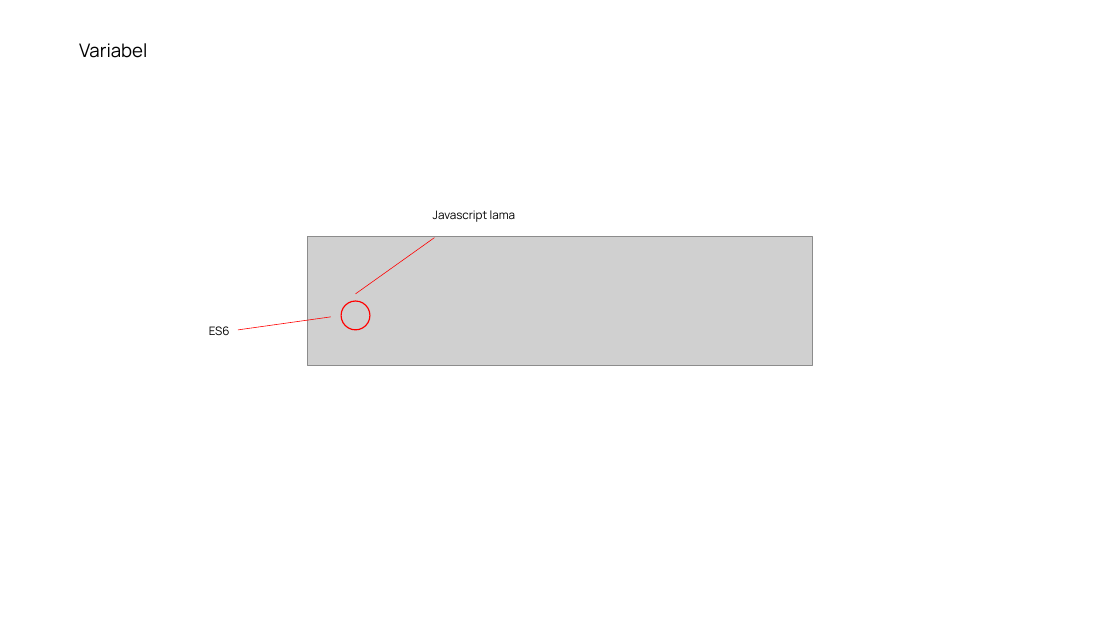
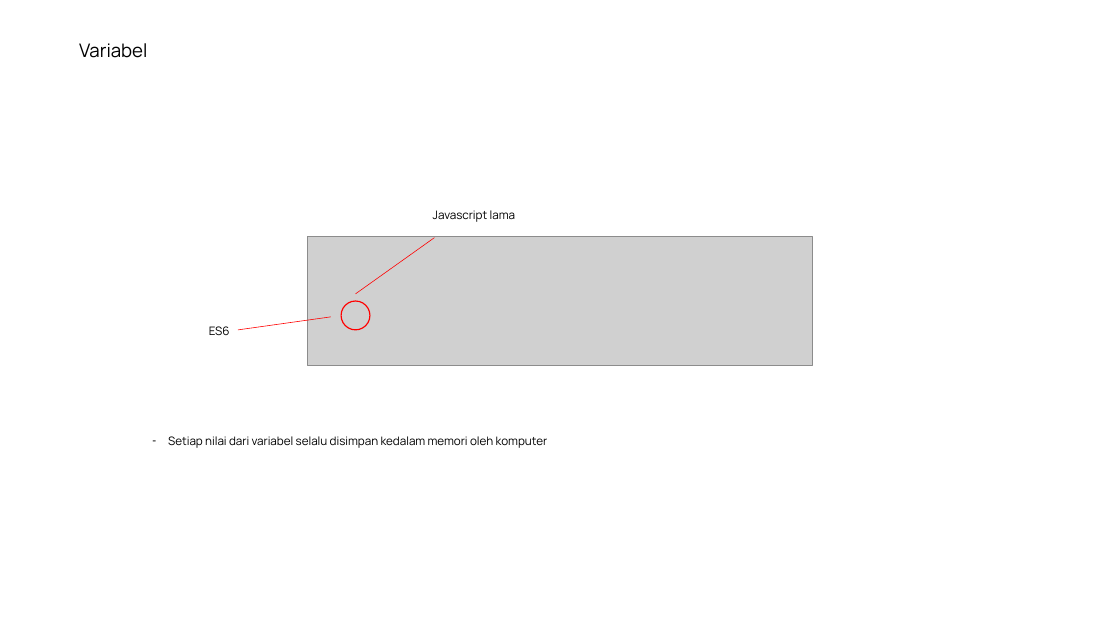
Before and after one commit to saddam-satria/learning-material, a slide deck: slide 7 of march/week-1/meeting-1/PPT.pptx. Drawn at 1120x630 pixels with LibreOffice and Linux fonts; fonts in the diff are those of the drawing; grey boxes stand for pictures. Boxes give left, top, right and bottom in pixels: in the first picture for what was removed or moved away, otherwise in the second. Text is boxed around its words. In the diff, an @@ line names an element or a change of style, - is before the commit and + after.

```diff
--- a/march/week-1/meeting-1/PPT.pptx
+++ b/march/week-1/meeting-1/PPT.pptx
@@ text added at <box>168,436,548,448</box>, 10 pt, text #000000 @@
+– Setiap nilai dari variabel selalu disimpan kedalam memori oleh komputer
```
Also in this commit, not shown: 2 other slides changed, 1 slide added, 1 other file.
